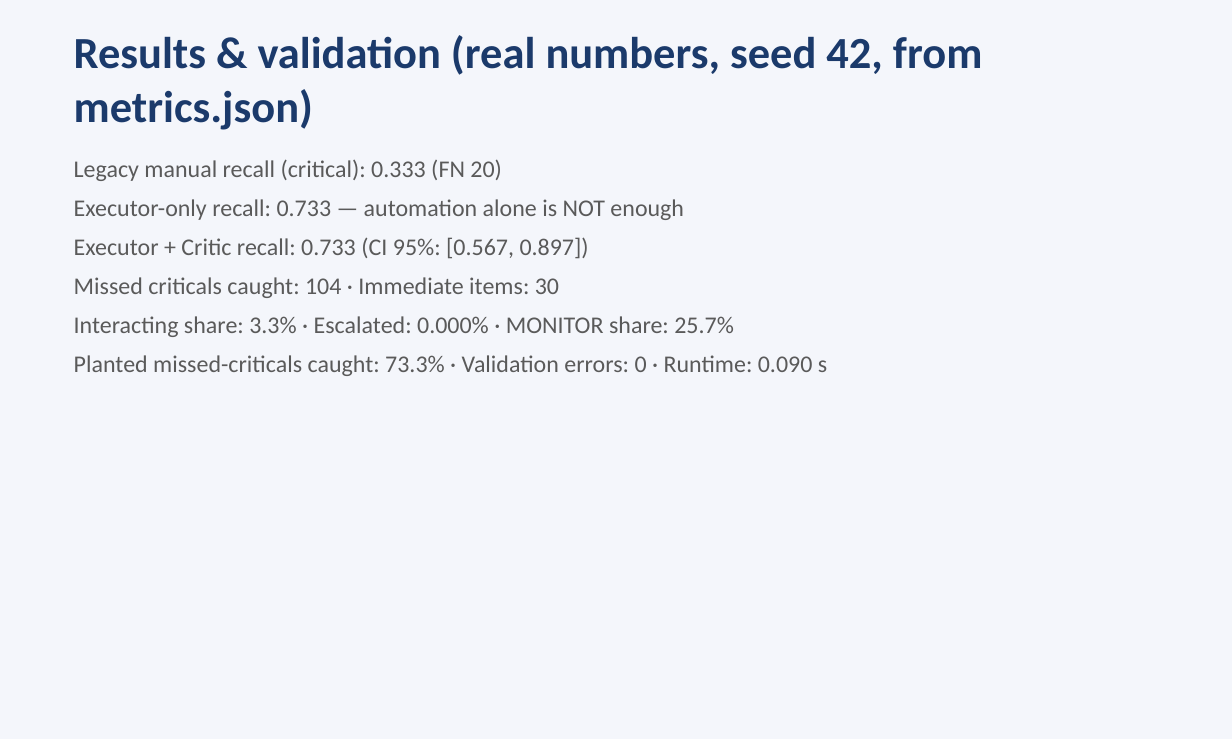
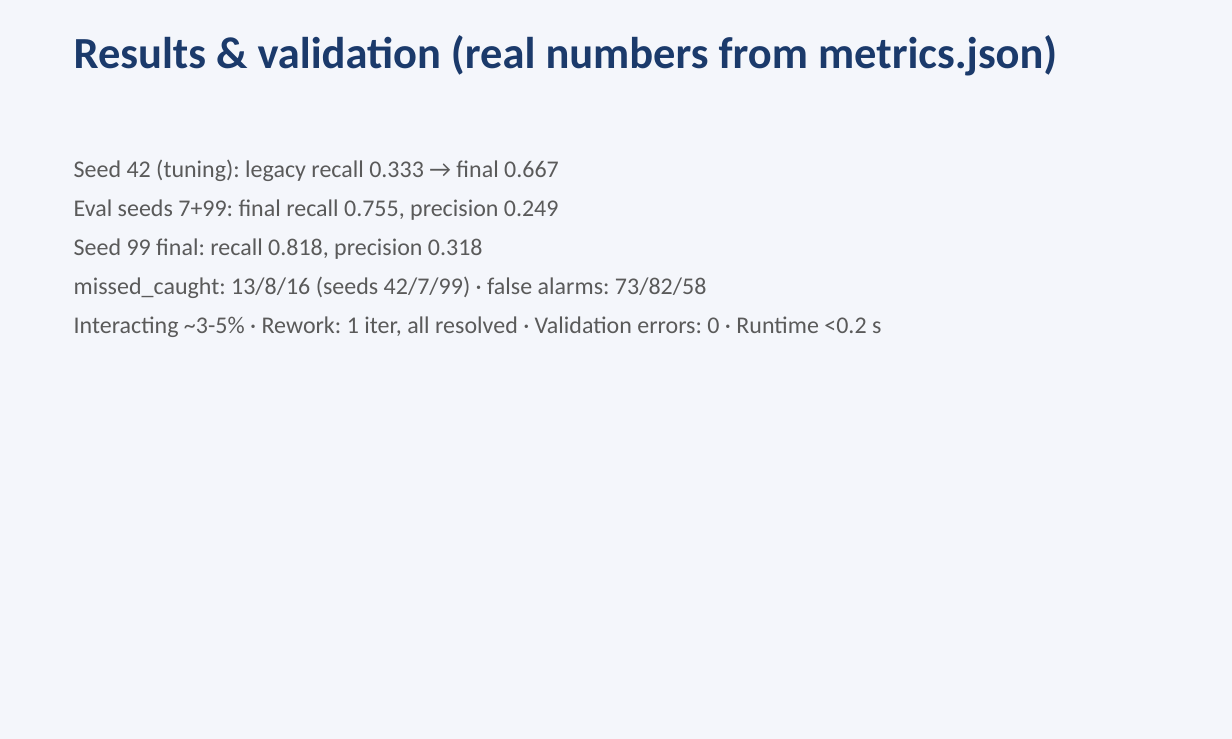
Before and after one commit to DeltaN04/Pipeline-Corrosion-Guard, a slide deck: slide 10 of presentation.pptx. Drawn at 1232x739 pixels with LibreOffice and Linux fonts; fonts in the diff are those of the drawing. Boxes give left, top, right and bottom in pixels: in the first picture for what was removed or moved away, otherwise in the second. Text is boxed around its words. In the diff, an @@ line names an element or a change of style, - is before the commit and + after.

Commit message:
Refine triage metrics and honest evaluation workflow

```diff
--- a/presentation.pptx
+++ b/presentation.pptx
@@ text at (74,35,1057,76): text changed @@
-Results & validation (real numbers, seed 42, from metrics.json)
+Results & validation (real numbers from metrics.json)
@@ text at (74,159,881,337): text changed @@
-Legacy manual recall (critical): 0.333 (FN 20)
-Executor-only recall: 0.733 — automation alone is NOT enough
-Executor + Critic recall: 0.733 (CI 95%: [0.567, 0.897])
-Missed criticals caught: 104 · Immediate items: 30
-Interacting share: 3.3% · Escalated: 0.000% · MONITOR share: 25.7%
-Planted missed-criticals caught: 73.3% · Validation errors: 0 · Runtime: 0.090 s
+Seed 42 (tuning): legacy recall 0.333 → final 0.667
+Eval seeds 7+99: final recall 0.755, precision 0.249
+Seed 99 final: recall 0.818, precision 0.318
+missed_caught: 13/8/16 (seeds 42/7/99) · false alarms: 73/82/58
+Interacting ~3-5% · Rework: 1 iter, all resolved · Validation errors: 0 · Runtime <0.2 s
```
Also in this commit, not shown: 5 other slides changed, 13 other files.
